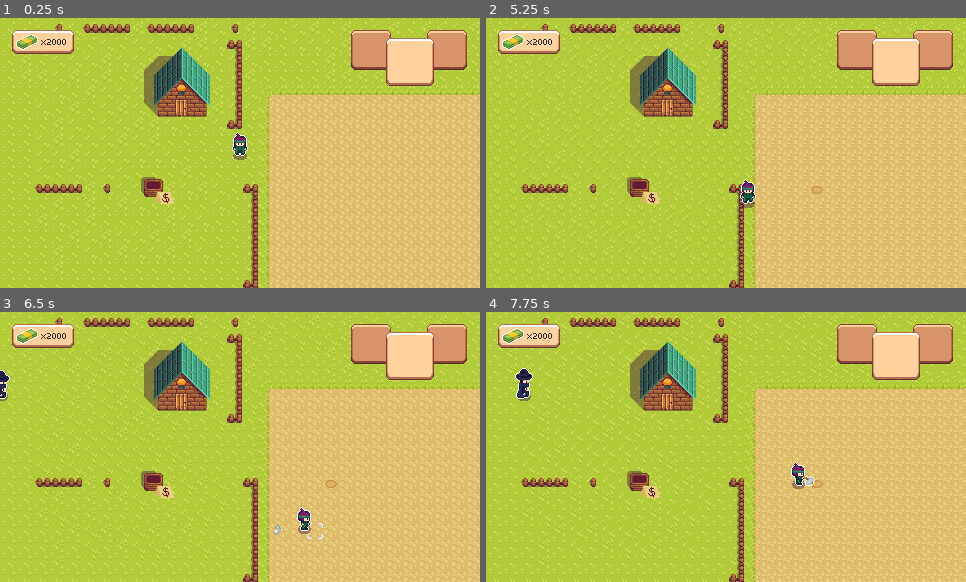
Above: before the commit, frames 1-4 (two rows, left to right).
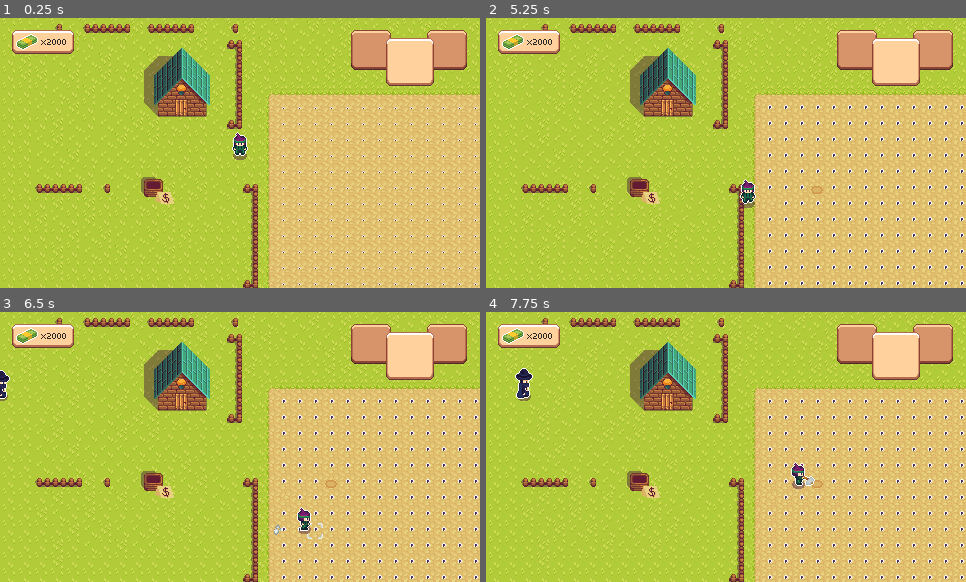
Above: after the commit, the same moments.

Repository: Jukaio/GGJ2024
Game: Godot game, scene res://scenes/entry_point.tscn
Same seed, same stepped clock (60 frames per second), same inputs: the game is played once before the commit and once after it.
Inputs:
- Up to frame 1 (0.25 s): no input
- Up to frame 2 (5.25 s): tap Enter at 0.5 s; hold D (right) 0.53-1.28 s; tap Space (interact) at 0.6, 2.85, 5.1 s; hold S (down) 1.28-2.03 s; tap E (inv_next) at 1.35, 3.6 s; hold D (right) 2.03-2.78 s; tap Q (inv_prev) at 2.1, 4.35 s; hold W (up) 2.78-3.53 s; hold A (left) 3.53-5.03 s; hold S (down) from 5.03 s (still down)
- Up to frame 3 (6.5 s): release S (down) at 5.78 s; hold D (right) from 5.78 s (still down); tap E (inv_next) at 5.85 s
- Up to frame 4 (7.75 s): release D (right) at 6.53 s; hold W (up) 6.53-7.28 s; tap Q (inv_prev) at 6.6 s; hold D (right) from 7.28 s (still down); tap Space (interact) at 7.35 s

The runs differ from the first frame. In frame 1, 0.5% of the frame differs, in the area x 58-100%, y 32-99%; in frame 2, 1.5%; in frame 3, 1.5%; in frame 4, 1.5%.

Commit message:
offsets

Diff:
--- a/scenes/entry_point.tscn
+++ b/scenes/entry_point.tscn
@@ -45,7 +45,7 @@
 [node name="UICanvasLayer" parent="." instance=ExtResource("4_gk132")]
 
 [node name="CropsGrid" type="Node2D" parent="."]
-position = Vector2(32, -55)
+position = Vector2(35, -58)
 script = ExtResource("5_ggryu")
 
 [node name="ShopKeeperCharacter" type="Node2D" parent="."]
--- a/scripts/crops_grid.gd
+++ b/scripts/crops_grid.gd
@@ -28,7 +28,6 @@
 	var gx = (((int)(vec.x)) / WidthPixels)
 	var gy = (((int)(vec.y)) / HeightPixels)
 
-
 	if gx >= 0 && gy >= 0 && gx < NumCols && gy < NumRows:
 		return plant_data[gy][gx]
 
@@ -42,7 +41,7 @@
 		for col in range(NumRows):
 			var newobj = MushroomPrefab1.instantiate() as Plant
 			add_child(newobj)
-			newobj.visible = false
+			newobj.visible = true
 			newobj.TimeForStateIncrease = grow_time
 
 			newobj.set_growth_state(0)
--- a/scripts/plant.gd
+++ b/scripts/plant.gd
@@ -27,8 +27,6 @@
 
 	set_growth_state(GrowthState+1)
 
-func pick():
-	queue_free()
 
 func attempt_pick():
 	if visible == false:
